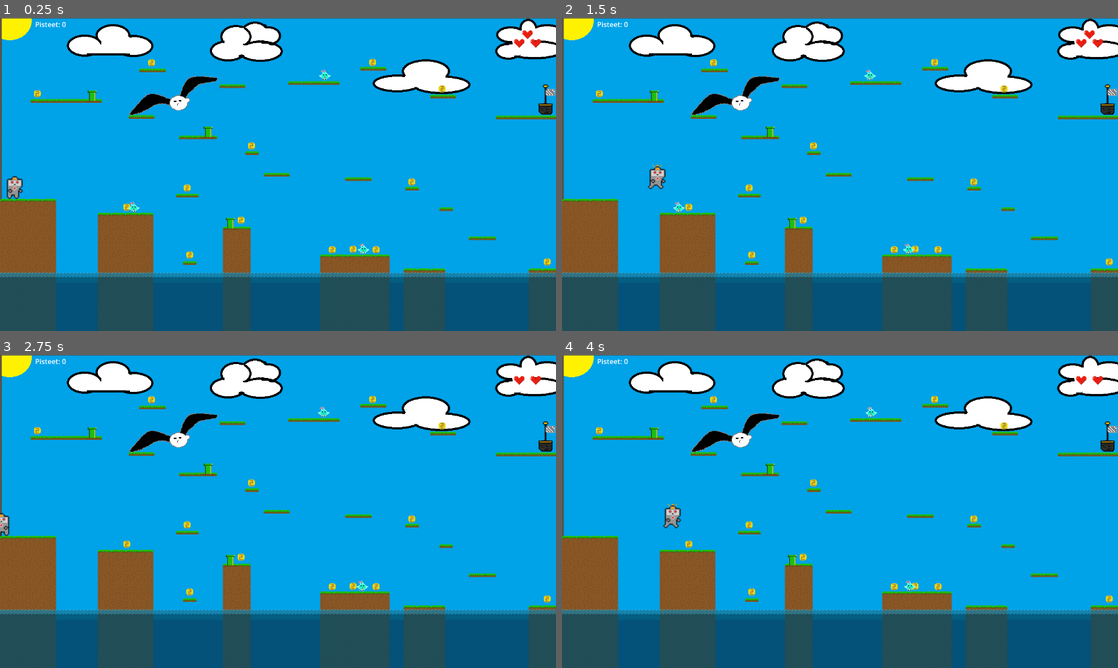
Above: before the commit, frames 1-4 (two rows, left to right).
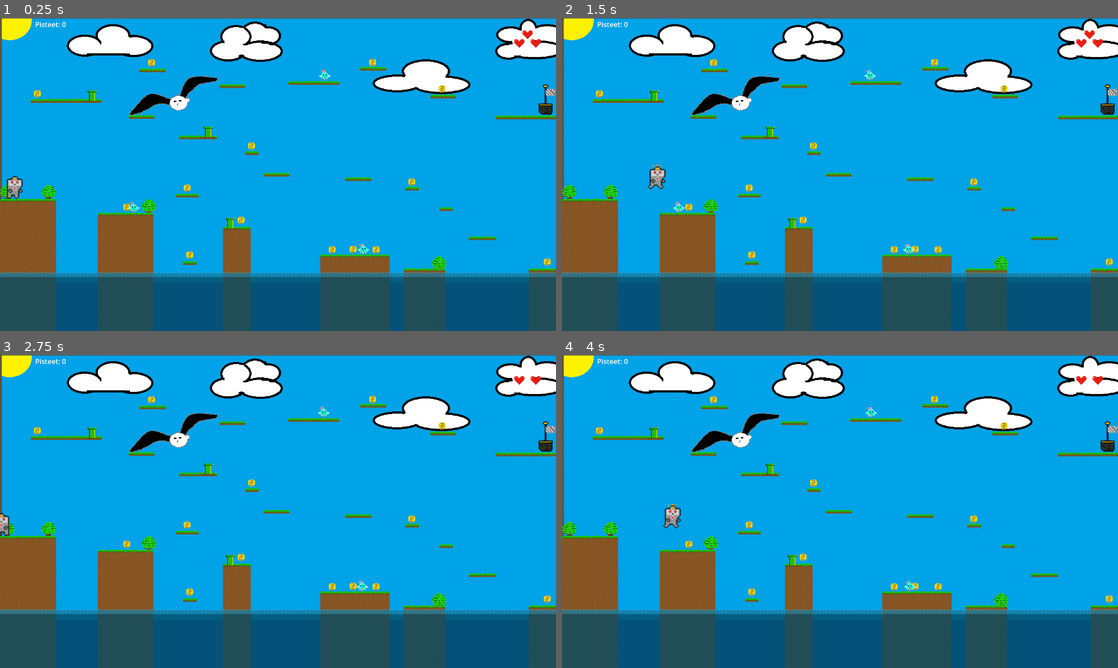
Above: after the commit, the same moments.

Repository: VjjT/gamejamtiimi7
Game: Godot game, scene res://level/main.tscn
Two runs of this game, one before a commit and one after it. Both use one fixed random seed, a clock stepped at 60 frames per second and the inputs below. Sound files missing from this copy of the repository are replaced by a short silence.
Inputs:
- Up to frame 1 (0.25 s): no input
- Up to frame 2 (1.5 s): tap Enter (ui_accept) at 0.5, 0.77 s; hold Right (ui_right) from 0.53 s (still down)
- Up to frame 3 (2.75 s): tap Enter (ui_accept) at 1.52 s; release Right (ui_right) at 2.03 s; hold Left (ui_left) from 2.03 s (still down)
- Up to frame 4 (4 s): release Left (ui_left) at 2.78 s; hold Right (ui_right) from 2.78 s (still down); tap Enter (ui_accept) at 3.02, 3.77 s

The runs differ from the first frame. In frame 1, 0.3% of the frame differs, in the area x 0-81%, y 53-80%; in frame 2, 0.3%; in frame 3, 0.3%; in frame 4, 0.3%.

Commit message:
Peli työpöytäversio

Diff:
--- a/tiimi-7-gamejam/level/main.tscn
+++ b/tiimi-7-gamejam/level/main.tscn
@@ -16,6 +16,7 @@
 [ext_resource type="PackedScene" uid="uid://doiieg5rylgrl" path="res://vihollinen1.tscn" id="12_epufq"]
 [ext_resource type="AudioStream" uid="uid://cvcp8ogo28wl6" path="res://musiikki/maali.mp3" id="13_npgwh"]
 [ext_resource type="AudioStream" uid="uid://csml1sk6j04uy" path="res://musiikki/vihollinen kuolee.mp3" id="16_177d4"]
+[ext_resource type="Texture2D" uid="uid://r81nhrbrb462" path="res://items/puu.png" id="17_i7a4y"]
 
 [sub_resource type="RectangleShape2D" id="RectangleShape2D_epufq"]
 size = Vector2(32, 65)
@@ -27,6 +28,7 @@
 position = Vector2(634, 605)
 
 [node name="taustakuva" type="Sprite2D" parent="."]
+z_index = -2
 position = Vector2(643, 361)
 texture = ExtResource("1_0ukcc")
 
@@ -64,6 +66,7 @@
 offset_right = 1216.0
 offset_bottom = 81.0
 texture = ExtResource("6_7vc00")
+metadata/_edit_use_anchors_ = true
 
 [node name="TextureRect2" type="TextureRect" parent="CanvasLayer/heart"]
 offset_left = 1214.0
@@ -71,6 +74,7 @@
 offset_right = 1254.0
 offset_bottom = 81.0
 texture = ExtResource("6_7vc00")
+metadata/_edit_use_anchors_ = true
 
 [node name="TextureRect3" type="TextureRect" parent="CanvasLayer/heart"]
 offset_left = 1195.0
@@ -78,6 +82,7 @@
 offset_right = 1235.0
 offset_bottom = 61.0
 texture = ExtResource("6_7vc00")
+metadata/_edit_use_anchors_ = true
 
 [node name="score_label" type="Label" parent="CanvasLayer"]
 offset_left = 81.0
@@ -87,6 +92,7 @@
 theme_override_colors/font_shadow_color = Color(0, 0, 0, 0)
 theme_override_colors/font_outline_color = Color(0, 0, 0, 1)
 text = "0000"
+metadata/_edit_use_anchors_ = true
 
 [node name="taso" parent="." instance=ExtResource("7_klgnm")]
 position = Vector2(420, 409)
@@ -300,4 +306,24 @@
 [node name="AudioStreamPlayer2D" type="AudioStreamPlayer2D" parent="vihu3"]
 stream = ExtResource("16_177d4")
 
+[node name="Puu" type="Sprite2D" parent="."]
+z_index = -1
+position = Vector2(111, 400)
+texture = ExtResource("17_i7a4y")
+
+[node name="Puu2" type="Sprite2D" parent="."]
+z_index = -1
+position = Vector2(342, 433)
+texture = ExtResource("17_i7a4y")
+
+[node name="Puu3" type="Sprite2D" parent="."]
+z_index = -1
+position = Vector2(16, 400)
+texture = ExtResource("17_i7a4y")
+
+[node name="Puu4" type="Sprite2D" parent="."]
+z_index = -1
+position = Vector2(1010, 564)
+texture = ExtResource("17_i7a4y")
+
 [connection signal="body_entered" from="piippu2/maali" to="piippu2/maali" method="_on_body_entered"]
Not shown, added: tiimi-7-gamejam/export_presets.cfg
Not shown: 1 places in tiimi-7-gamejam/level/main.tscn that only renumber resources
Not shown, added: tiimi-7-gamejam/tiimi7gamejam.console.exe
Not shown, added: tiimi-7-gamejam/tiimi7gamejam.exe
Not shown, added: tiimi-7-gamejam/tiimi7gamejam.pck
